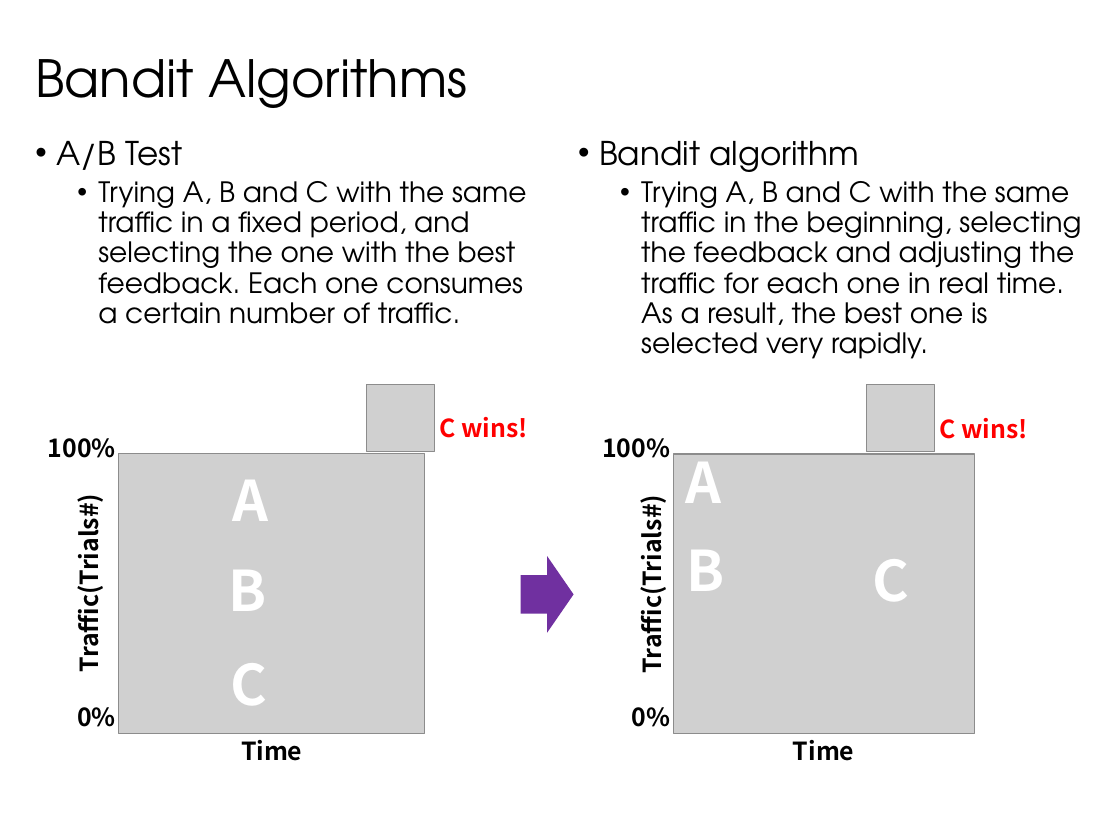
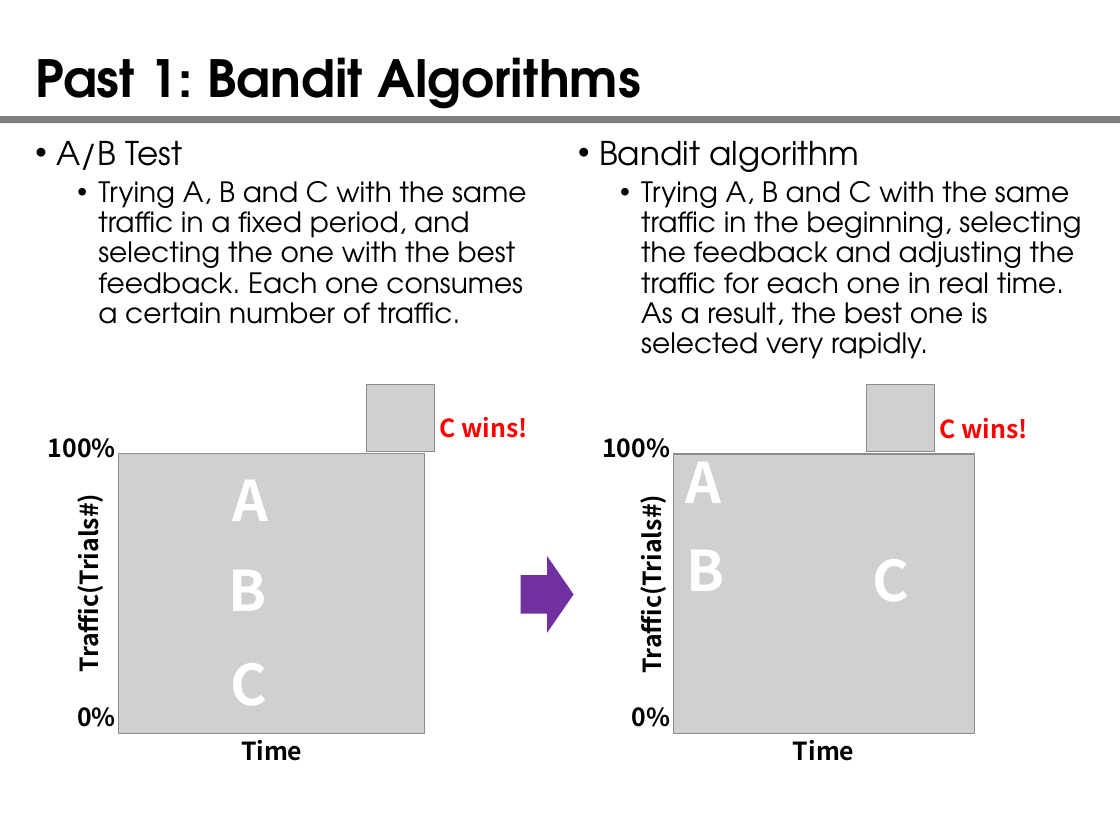
Before and after one commit to yangbin64/document, a slide deck: slide 2 of introduction.pptx. Drawn at 1120x840 pixels with LibreOffice and Linux fonts; fonts in the diff are those of the drawing; grey boxes stand for pictures. Boxes give left, top, right and bottom in pixels: in the first picture for what was removed or moved away, otherwise in the second. Text is boxed around its words. In the diff, an @@ line names an element or a change of style, - is before the commit and + after.

```diff
--- a/introduction.pptx
+++ b/introduction.pptx
@@ title at <box>35,57,640,118</box>: text changed; bold on @@
-Bandit Algorithms
+Past 1: Bandit Algorithms
@@ rectangle added at <box>0,116,1120,123</box>, fill #808080 @@
```
Also in this commit, not shown: 2 other slides changed, 5 slides added, 2 slides removed, 1 other file.
